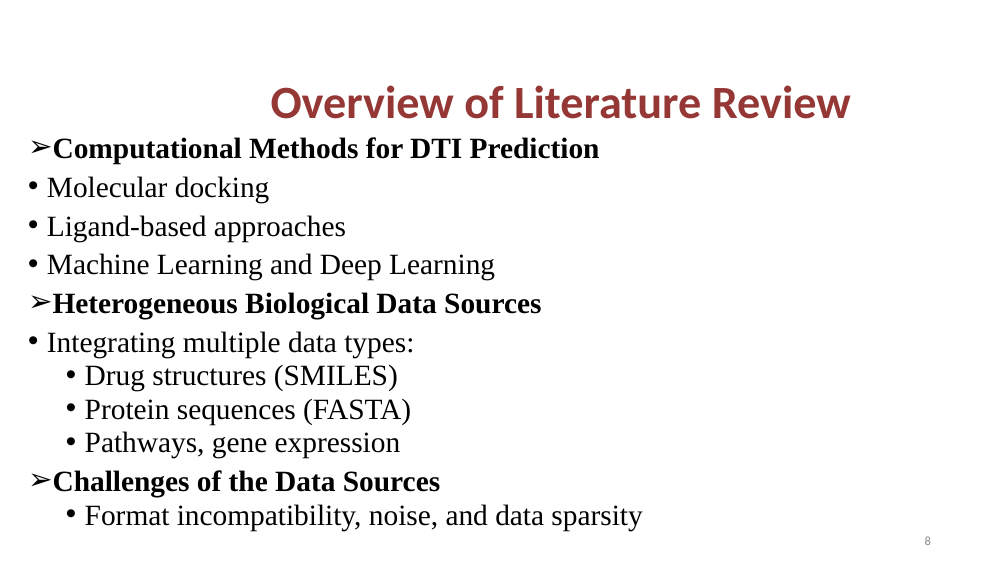
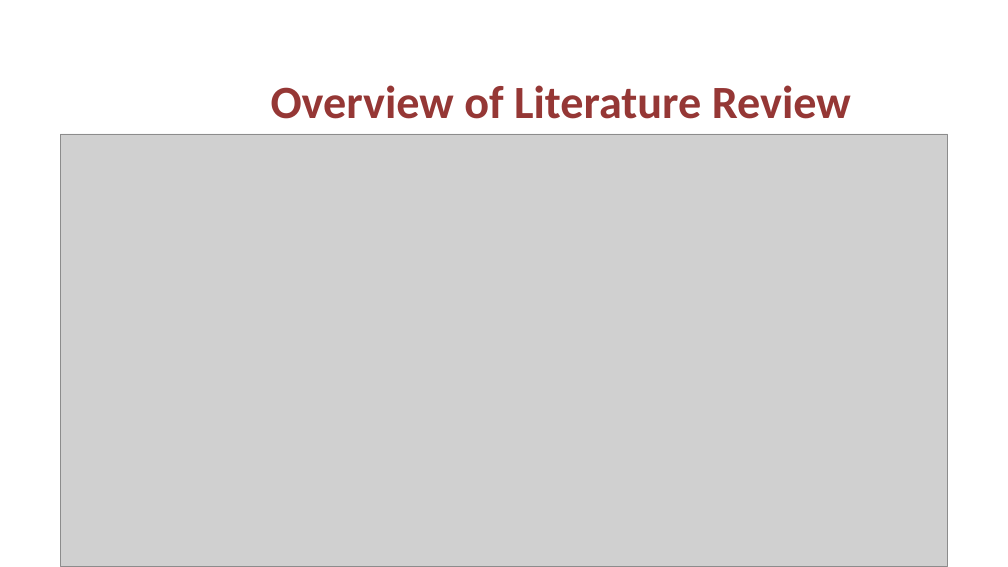
Before and after one commit to jamcy98/Modeling-DTI, a slide deck: slide 9 of Draft_Proposal_Slides.pptx (slide 8 before the commit). Drawn at 1008x567 pixels with LibreOffice and Linux fonts; fonts in the diff are those of the drawing; grey boxes stand for pictures; background and template pictures are left out. Boxes give left, top, right and bottom in pixels: in the first picture for what was removed or moved away, otherwise in the second. Text is boxed around its words. In the diff, an @@ line names an element or a change of style, - is before the commit and + after.

```diff
--- a/Draft_Proposal_Slides.pptx
+++ b/Draft_Proposal_Slides.pptx
@@ text removed at (47,137,642,531) @@
-➢ Computational Methods for DTI Prediction
-• Molecular docking
-• Ligand-based approaches
-• Machine Learning and Deep Learning
-➢ Heterogeneous Biological Data Sources
-• Integrating multiple data types:
-  • Drug structures (SMILES)
-  • Protein sequences (FASTA)
-  • Pathways, gene expression
-➢ Challenges of the Data Sources
-  • Format incompatibility, noise, and data sparsity
@@ picture added at (60,134,948,566) @@
@@ page number removed at (925,536,931,545) @@
-8
```
Also in this commit, not shown: 6 other slides changed, 8 slides added, 3 slides removed, 52 other files.
